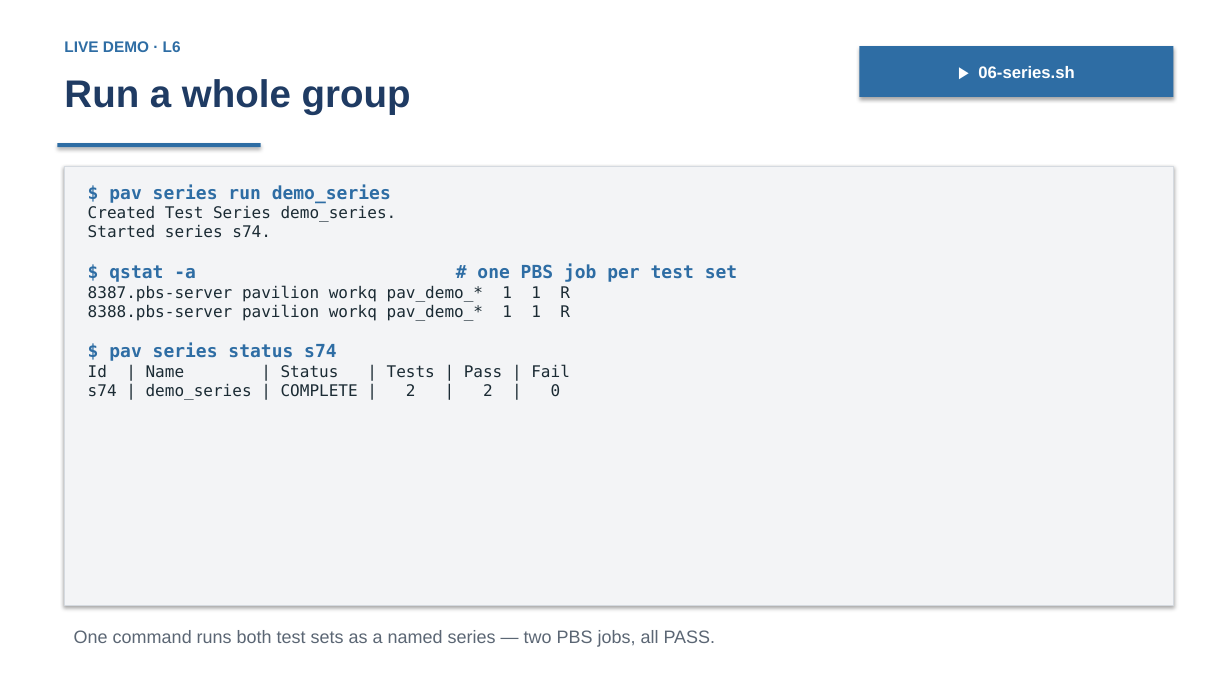
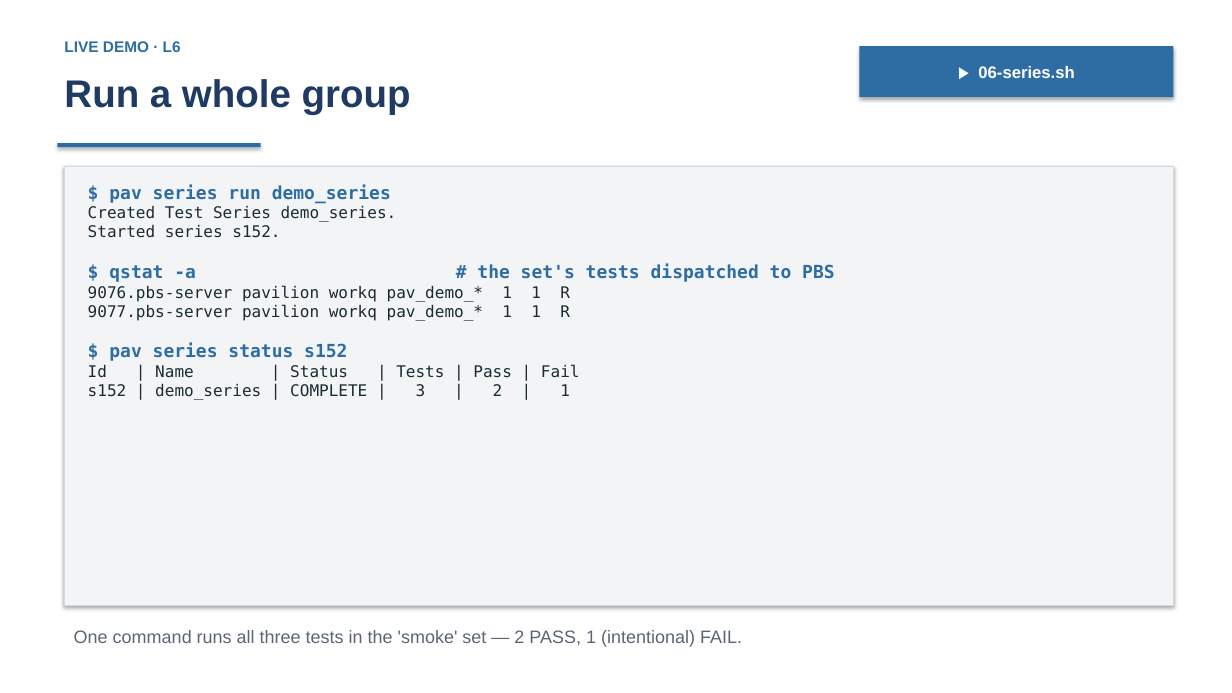
Before and after one commit to curtisecombsjr/pavilion-workshop, a slide deck: slide 34 of deck/pavilion-workshop.pptx. Drawn at 1232x693 pixels with LibreOffice and Linux fonts; fonts in the diff are those of the drawing. Boxes give left, top, right and bottom in pixels: in the first picture for what was removed or moved away, otherwise in the second. Text is boxed around its words. In the diff, an @@ line names an element or a change of style, - is before the commit and + after.

```diff
--- a/deck/pavilion-workshop.pptx
+++ b/deck/pavilion-workshop.pptx
@@ text in rectangle at (88, 225, 834, 361): text changed @@
-Started series s74.
-$ qstat -a # one PBS job per test set
-8387.pbs-server pavilion workq pav_demo_* 1 1 R
-8388.pbs-server pavilion workq pav_demo_* 1 1 R
-$ pav series status s74
+Started series s152.
+$ qstat -a # the set's tests dispatched to PBS
+9076.pbs-server pavilion workq pav_demo_* 1 1 R
+9077.pbs-server pavilion workq pav_demo_* 1 1 R
+$ pav series status s152
@@ text in rectangle at (88, 383, 570, 400): text changed @@
-s74 | demo_series | COMPLETE | 2 | 2 | 0
+s152 | demo_series | COMPLETE | 3 | 2 | 1
@@ text at (74, 630, 742, 647): text changed @@
-One command runs both test sets as a named series — two PBS jobs, all PASS.
+One command runs all three tests in the 'smoke' set — 2 PASS, 1 (intentional) FAIL.
```
Also in this commit, not shown: 1 other slide changed, 4 other files.
